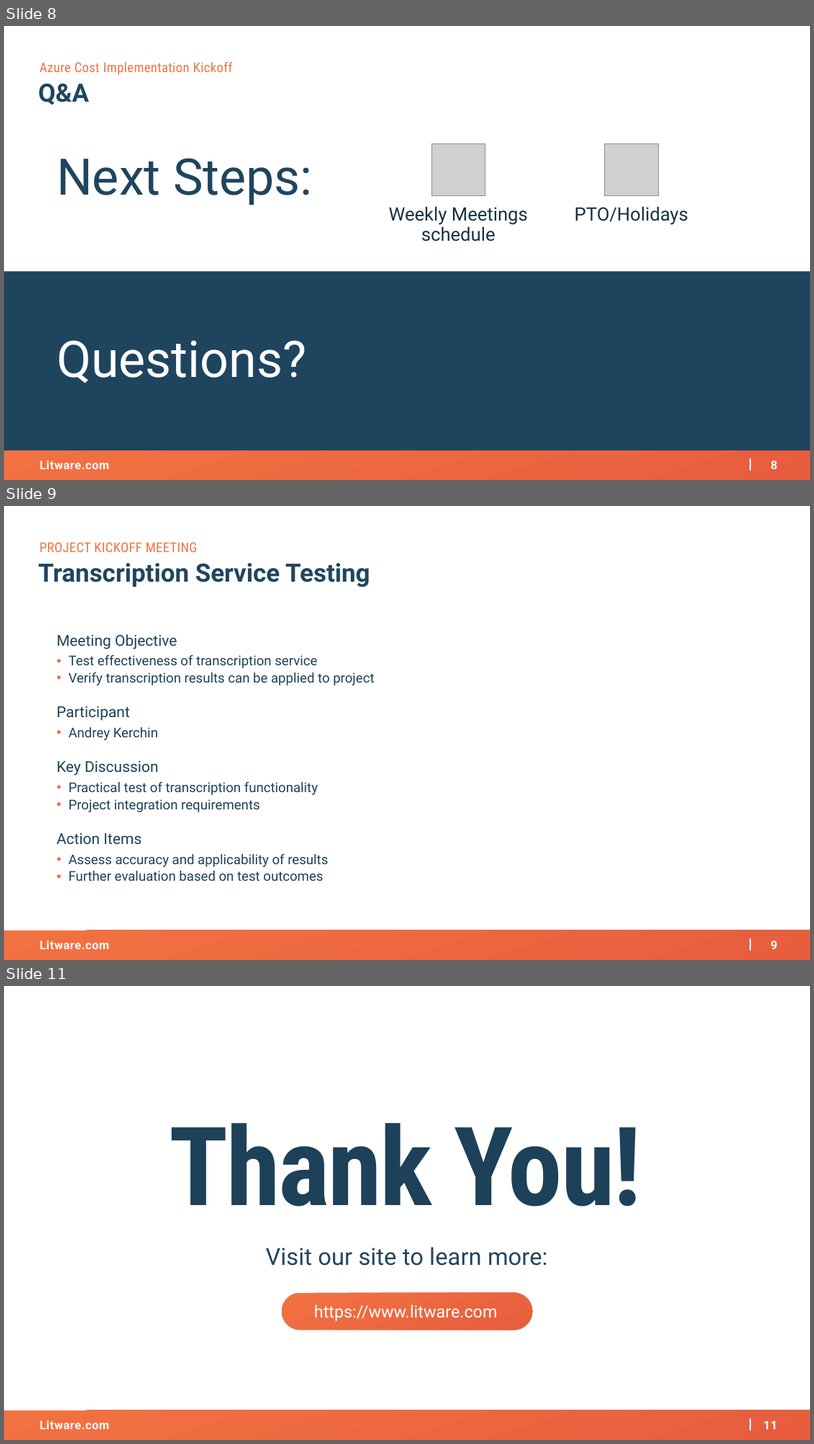
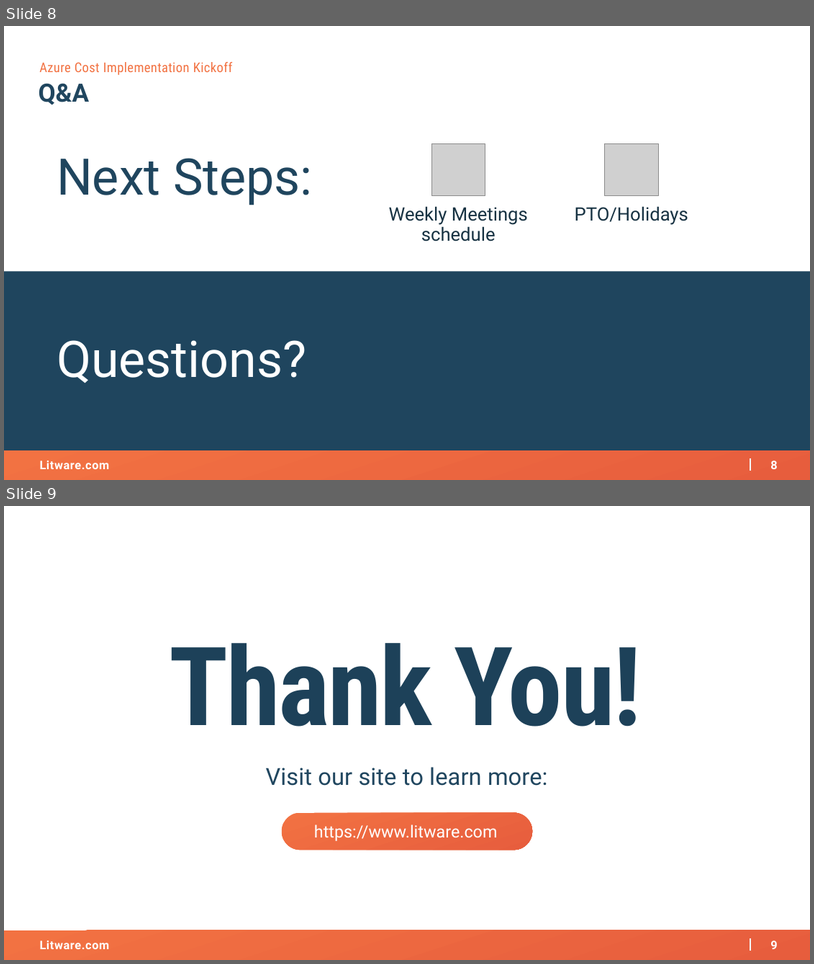
Before and after one commit to AKercha1/justtemporary, a slide deck: someproject/artifacts/kickoff-deck.pptx. Shown one above the other, each under a label of ours: slides 8, 9 and 11 before the commit, slides 8 and 9 after it; the slides between them are not shown. The pictures are 814x1444 and 814x964 pixels, drawn with LibreOffice and Linux fonts; fonts in the diff are those of the drawing; grey boxes stand for pictures; background and template pictures are left out. Boxes give left, top, right and bottom in pixels: in the first picture for what was removed or moved away, otherwise in the second. Text is boxed around its words. In the diff, an @@ line names an element or a change of style, - is before the commit and + after.

```diff
--- a/someproject/artifacts/kickoff-deck.pptx
+++ b/someproject/artifacts/kickoff-deck.pptx
@@ slide 9 removed at [4,506,810,960], background #FFFFFF; not listed: 4 template elements that a slide beside it also shows @@
@@ text removed at [39,542,198,552] @@
-PROJECT KICKOFF MEETING
@@ text removed at [39,563,370,587] @@
-Transcription Service Testing
@@ text removed at [57,634,374,880] @@
-Meeting Objective
-• Test effectiveness of transcription service
-• Verify transcription results can be applied to project
-Participant
-• Andrey Kerchin
-Key Discussion
-• Practical test of transcription functionality
-• Project integration requirements
-Action Items
-• Assess accuracy and applicability of results
-• Further evaluation based on test outcomes
@@ what was slide 11 is now slide 9 @@
@@ page number at [771,940,777,949]: text changed @@
-11
+9
```
Also in this commit, not shown: 1 other slide removed.
